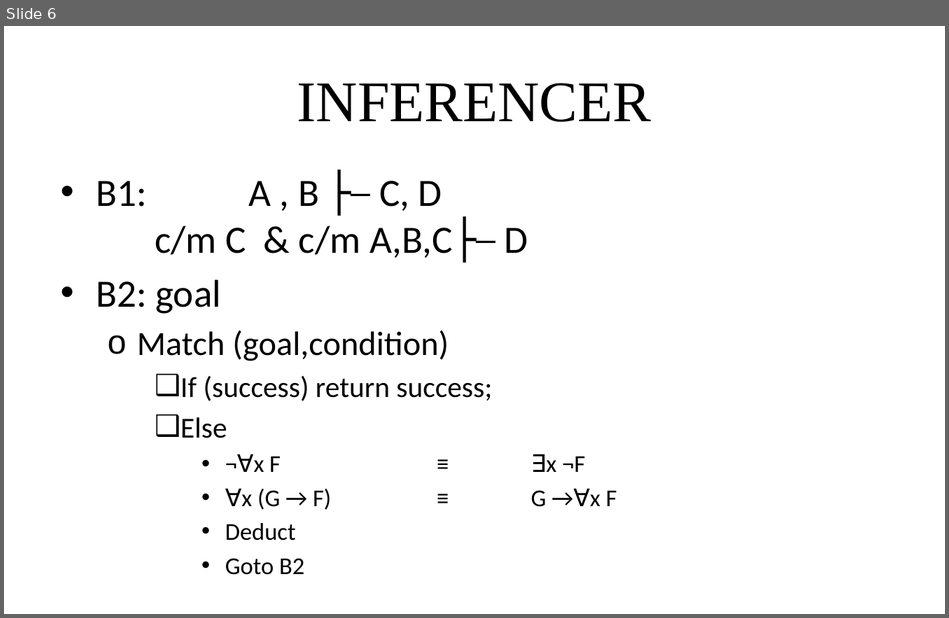
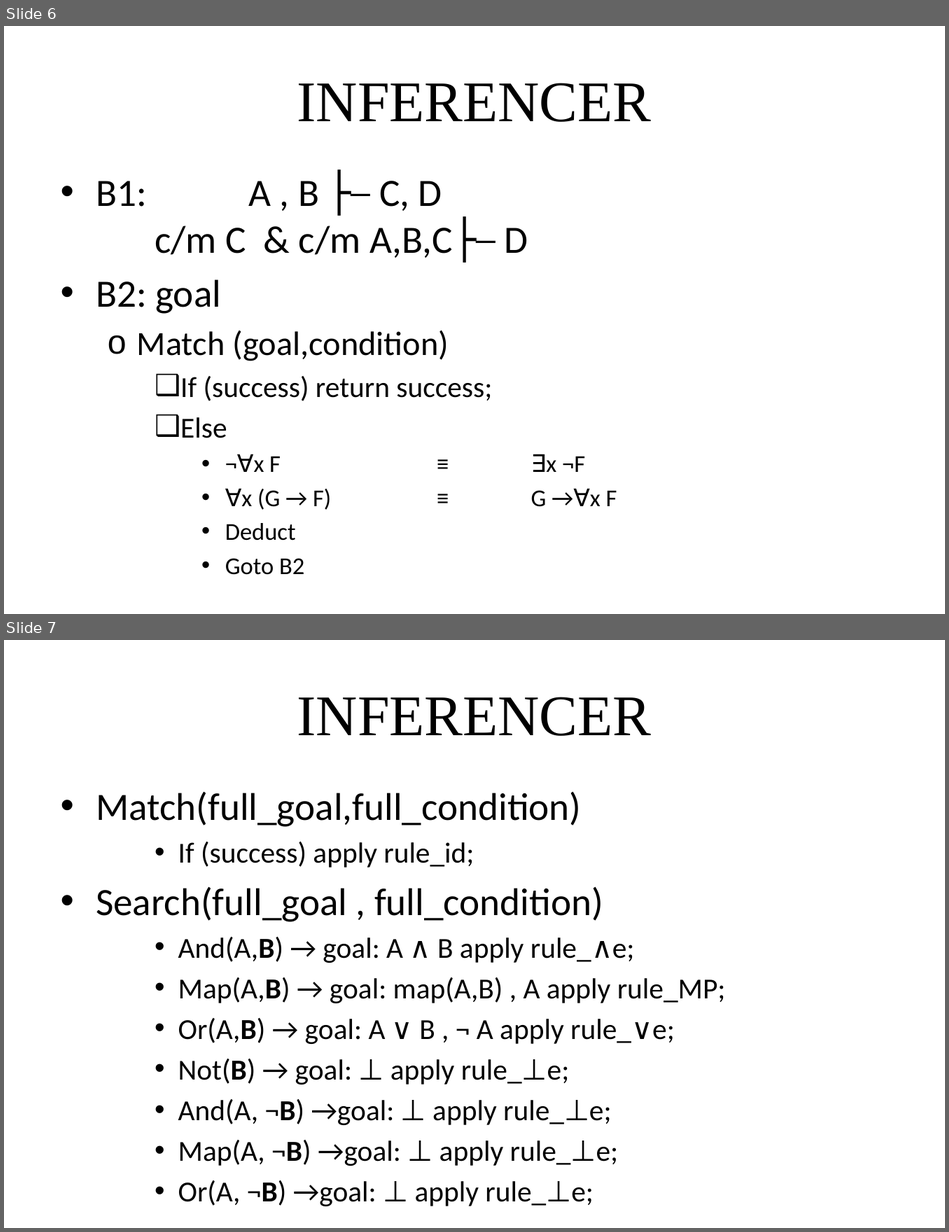
Before and after one commit to giang-rocker/logic, a slide deck: Report/SUY LUẬN TỰ NHIÊN.pptx. Shown one above the other, each under a label of ours: slide 6 before the commit, slides 6 and 7 after it. The pictures are 949x618 and 949x1232 pixels, drawn with LibreOffice and Linux fonts; fonts in the diff are those of the drawing. Boxes give left, top, right and bottom in pixels: in the first picture for what was removed or moved away, otherwise in the second. Text is boxed around its words. In the diff, an @@ line names an element or a change of style, - is before the commit and + after.

```diff
--- a/Report/SUY LUẬN TỰ NHIÊN.pptx
+++ b/Report/SUY LUẬN TỰ NHIÊN.pptx
@@ slide 7 added at <box>4,640,945,1228</box>, background #FFFFFF @@
@@ title added at <box>297,697,651,736</box>, 44 pt, text #000000 @@
+INFERENCER
@@ text added at <box>96,791,726,1206</box>, 22.2 pt, text #000000 @@
+• Match(full_goal,full_condition)
+    • If (success) apply rule_id;
+• Search(full_goal , full_condition)
+    • And(A,B) → goal: A ∧ B apply rule_∧e;
+    • Map(A,B) → goal: map(A,B) , A apply rule_MP;
+    • Or(A,B) → goal: A ∨ B , ¬ A apply rule_∨e;
+    • Not(B) → goal: ⊥ apply rule_⊥e;
+    • And(A, ¬B) →goal: ⊥ apply rule_⊥e;
+    • Map(A, ¬B) →goal: ⊥ apply rule_⊥e;
+    • Or(A, ¬B) →goal: ⊥ apply rule_⊥e;
```
Also in this commit, not shown: 1 slide changed, 4 other slides added.
